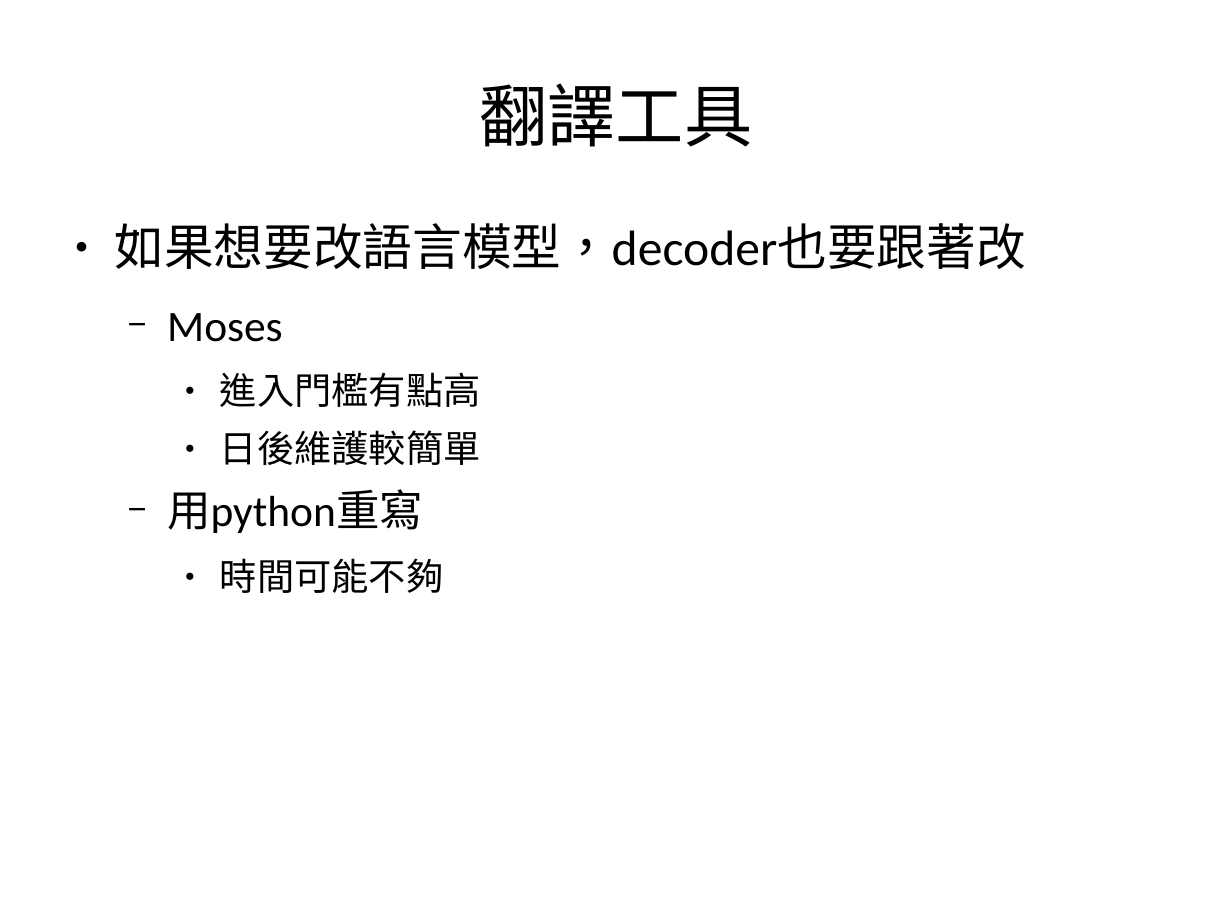
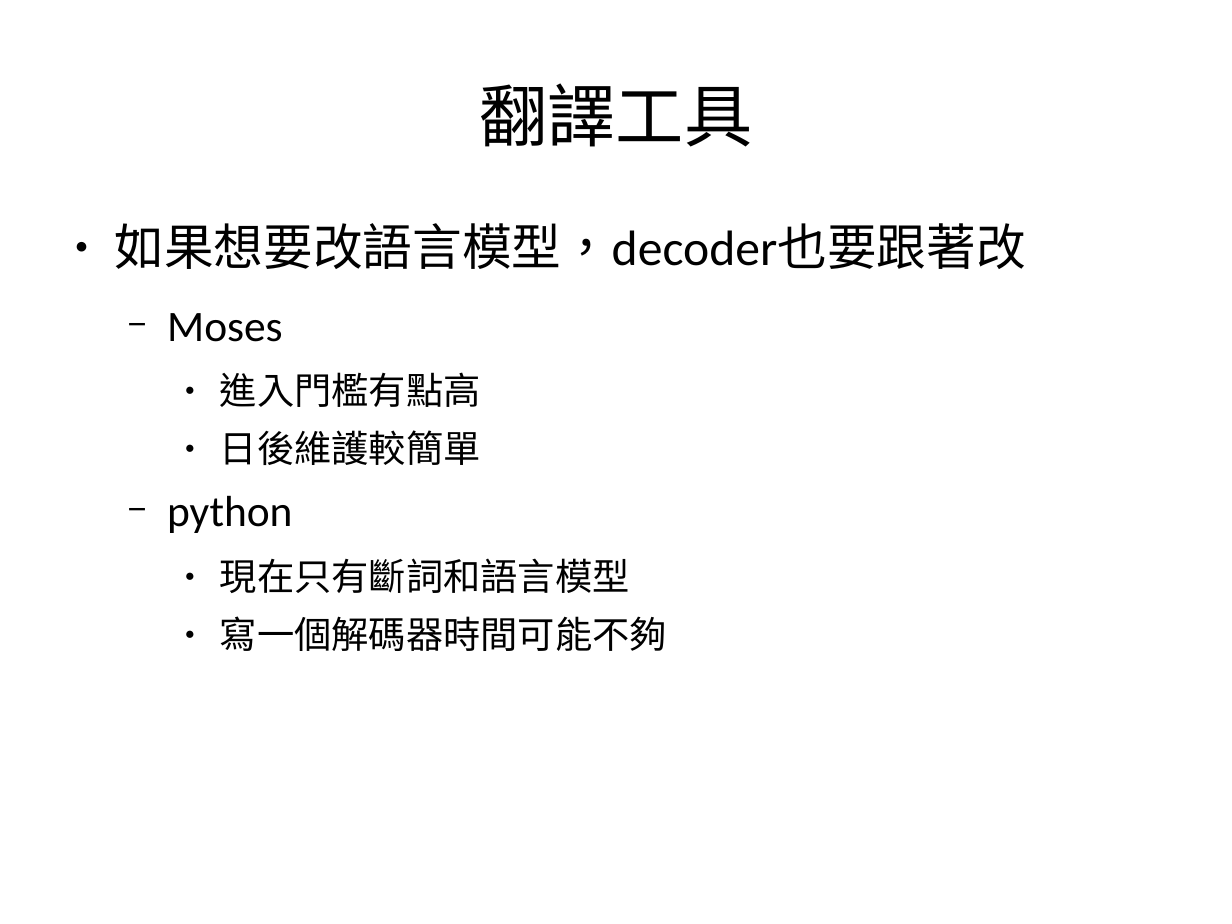
Before and after one commit to sih4sing5hong5/po3-ko3_tau5-iann2-phinn3, a slide deck: slide 14 of 翻譯報告.odp. Drawn at 1232x924 pixels with LibreOffice and Linux fonts; fonts in the diff are those of the drawing. Boxes give left, top, right and bottom in pixels: in the first picture for what was removed or moved away, otherwise in the second. Text is boxed around its words. In the diff, an @@ line names an element or a change of style, - is before the commit and + after.

```diff
--- a/翻譯報告.odp
+++ b/翻譯報告.odp
@@ text at (x1=167, y1=495, x2=667, y2=651): text changed; size 28 to 24 pt @@
-  − 用python重寫
-    ● 時間可能不夠
+  − python
+    ● 現在只有斷詞和語言模型
+    ● 寫一個解碼器時間可能不夠
```
Also in this commit, not shown: 2 other slides changed.
